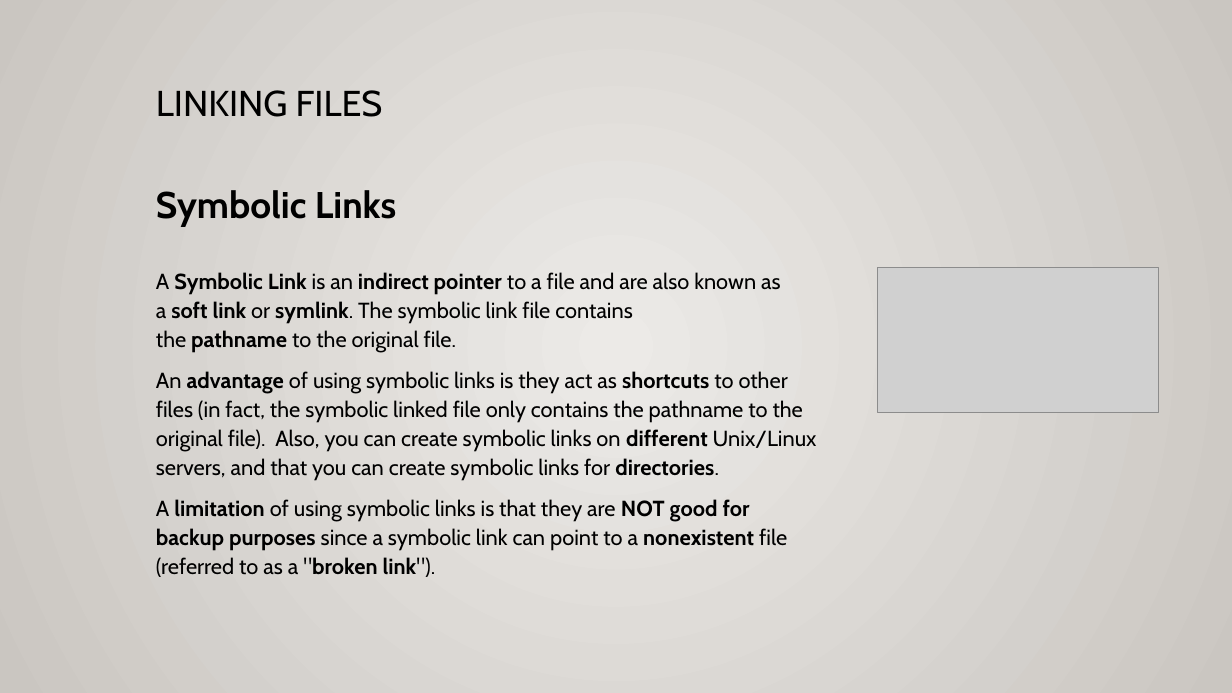
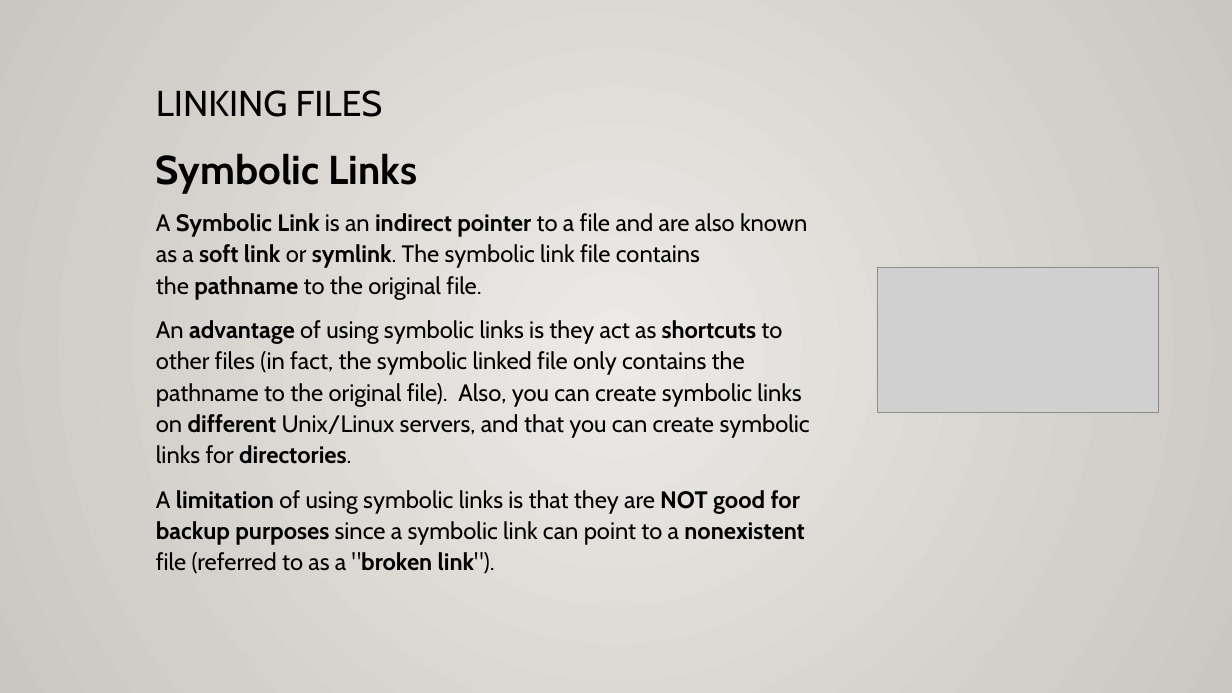
Before and after one commit to ULI101/slides, a slide deck: slide 7 of ULI101-8.1.pptx. Drawn at 1232x693 pixels with LibreOffice and Linux fonts; fonts in the diff are those of the drawing; grey boxes stand for pictures. Boxes give left, top, right and bottom in pixels: in the first picture for what was removed or moved away, otherwise in the second. Text is boxed around its words. In the diff, an @@ line names an element or a change of style, - is before the commit and + after.

```diff
--- a/ULI101-8.1.pptx
+++ b/ULI101-8.1.pptx
@@ text "Symbolic Links": place and size @@
-text "Symbolic Links" at [156, 190, 817, 577]
+text "Symbolic Links" at [156, 153, 810, 574]
@@ text "Symbolic Links" at [156, 153, 810, 574]: size 28.9 to 31.4 pt in "Symbolic Links"; size 17 to 18.5 pt @@
```
Also in this commit, not shown: 7 other slides changed, 1 slide added.
